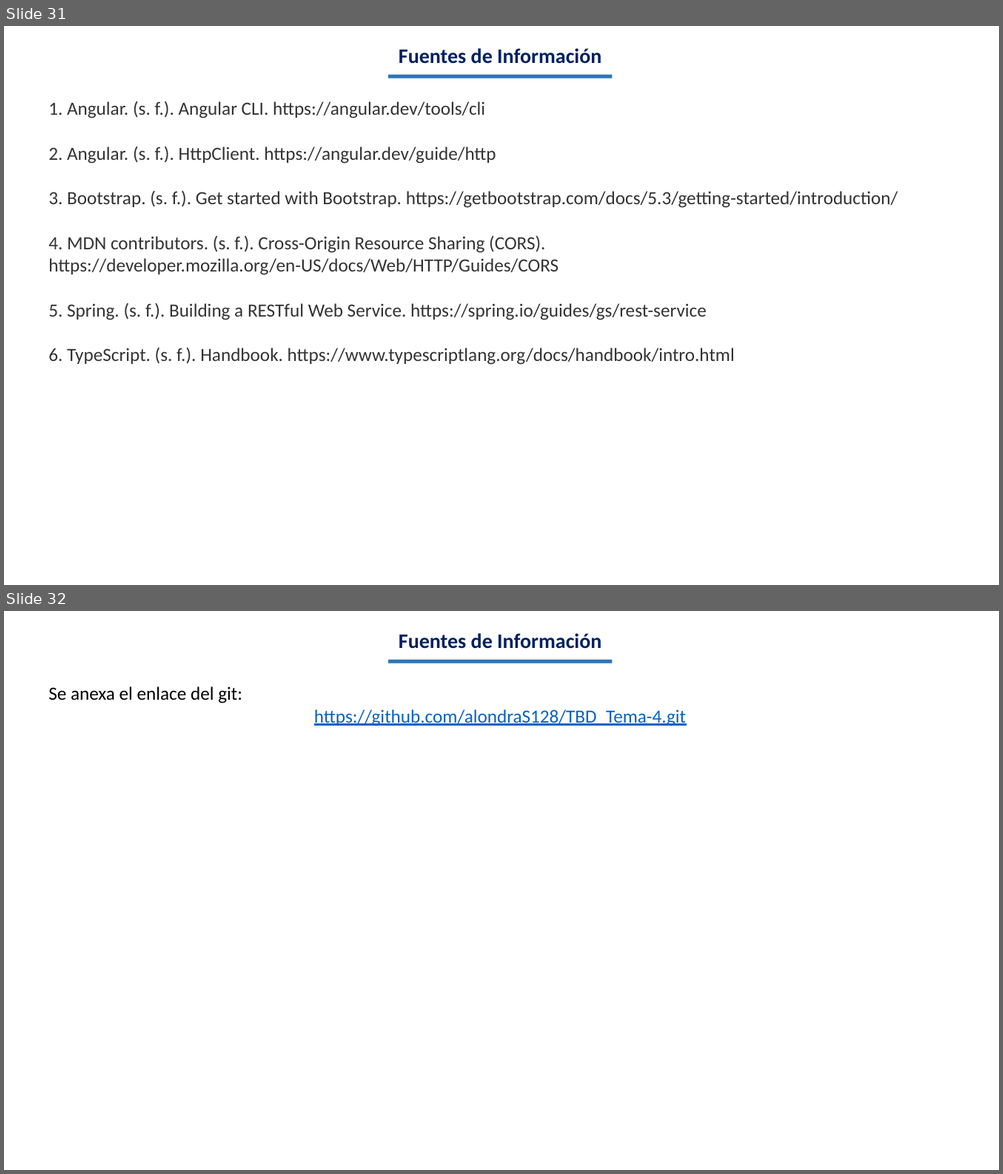
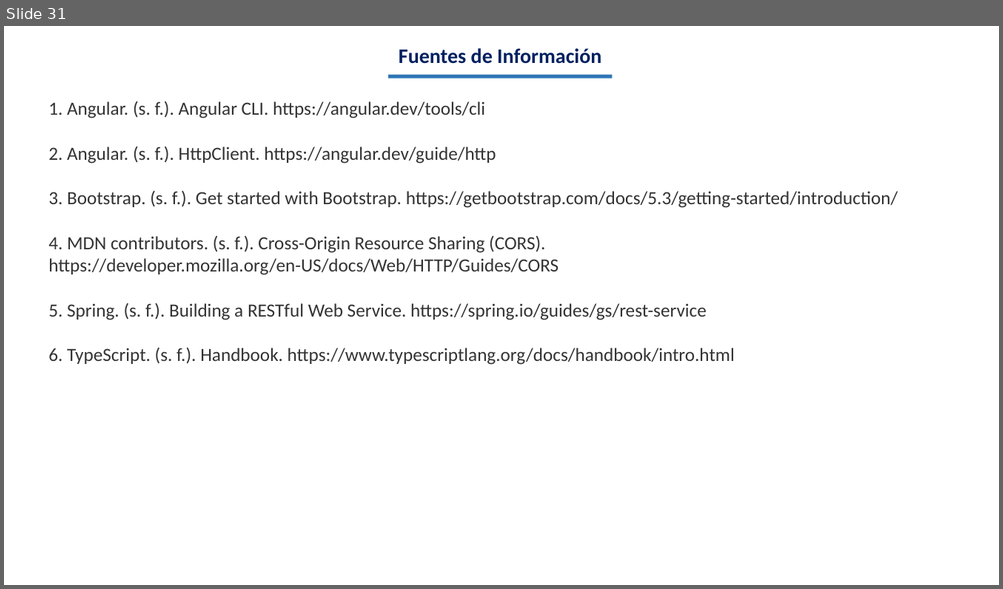
Before and after one commit to alondraS128/TBD_Tema-4, a slide deck: Actividad 4.1 Reporte Practica_AlondraSantis_TBD_5ISCM.pptx. Shown one above the other, each under a label of ours: slides 31 and 32 before the commit, slide 31 after it. The pictures are 1003x1174 and 1003x589 pixels, drawn with LibreOffice and Linux fonts; fonts in the diff are those of the drawing. Boxes give left, top, right and bottom in pixels: in the first picture for what was removed or moved away, otherwise in the second. Text is boxed around its words. In the diff, an @@ line names an element or a change of style, - is before the commit and + after.

Commit message:
Nueva actualización de la Actividad 4.1

```diff
--- a/Actividad 4.1 Reporte Practica_AlondraSantis_TBD_5ISCM.pptx
+++ b/Actividad 4.1 Reporte Practica_AlondraSantis_TBD_5ISCM.pptx
@@ slide 32 removed at <box>4,611,999,1170</box>, background #FFFFFF @@
@@ text removed at <box>398,633,601,649</box> @@
-Fuentes de Información
@@ rectangle removed at <box>388,660,612,664</box> @@
@@ text removed at <box>48,686,686,726</box> @@
-Se anexa el enlace del git:
-https://github.com/alondraS128/TBD_Tema-4.git
```
